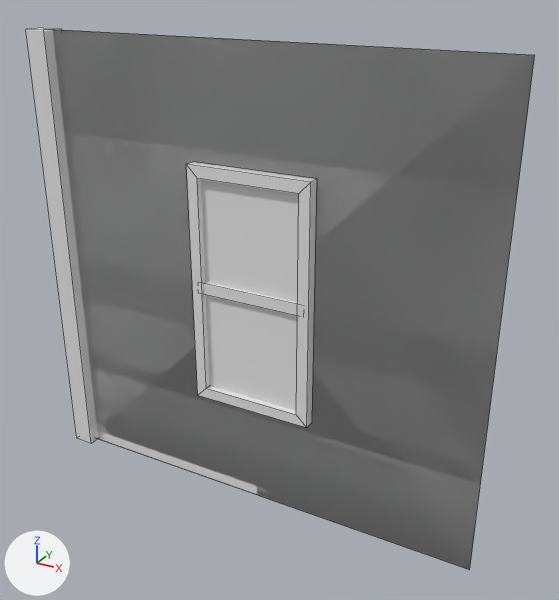
What one commit did to the OBJ model Unity/Level Design/Assets/Building Models/Build-a-building/4x Wall Window.obj.
One viewpoint serves both versions: a camera (50 mm lens) standing at (3.01, -5.03, 4.53) and looking at (0.18, 0.1, 1.96). The lights are fixed; the arrows at lower left show +X, +Y and +Z. Mesh edges are drawn as thin lines. Where no turn or scale is listed for an object, it has been applied to the vertices.

In view in the first picture: '4x Wall Window'.
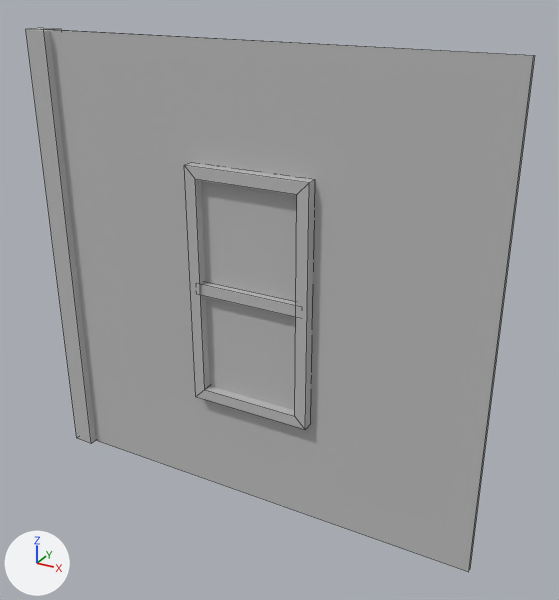
What differs and where, as boxes (x1, y1, x2, y2) in the pictures (559 x 600 px; the box of a moved part takes in the faces that stretch with it):
'4x Wall Window', reshaped
    before: (26, 28, 535, 569)
    after: (26, 28, 535, 572)
part 1 of me_4x_wall_window, moved or reshaped
    before: (203, 282, 298, 316)
    after: (201, 282, 296, 317)
part 2 of me_4x_wall_window, moved or reshaped
    before: (186, 162, 316, 428)
    after: (184, 163, 315, 429)
part 3 of me_4x_wall_window, moved or reshaped
    before: (53, 30, 535, 569)
    after: (50, 30, 534, 572)
part 4 of me_4x_wall_window, moved or reshaped (not visible before)
    after: (57, 30, 535, 569)
part 5 of me_4x_wall_window, recoloured
    both: (201, 180, 297, 410)

Edits to the bpy script that builds the scene:
```text
Add mat_initialshadinggroup:
    mat_initialshadinggroup = principled_material('initialShadingGroup')
    mat_initialshadinggroup.base_color = (0.5, 0.5, 0.5)  # grey #bcbcbc
    mat_initialshadinggroup.roughness = 1.0
Change me_4x_wall_window:
    used by ob_4x_wall_window; location = (0.0, 0.0, 0.0)
    verts and faces of me_4x_wall_window; kept vertices keep their numbers, new ones are numbered from 44
    before: 8 (2.0, 0.0, 0.0) at pixel (469, 569), 9 (-2.0, 0.0, 0.0), 10 (2.0, 0.0, 4.0) at pixel (534, 55), 11 (-2.0, 0.0, 4.0) at pixel (43, 29)
    remove me_4x_wall_window.from_pydata(...)  # 44 vertices, 24 faces; spans x -2.1..2.0, y -0.1..0.1, z 0.0..4.0
    add me_4x_wall_window.from_pydata(...)  # 44 vertices, 24 faces; spans x -2.1..2.0, y -0.12..0.1, z 0.0..4.0
    me_4x_wall_window part 1: the loose piece of 8 vertices spanning x -0.5..0.5, y -0.07..0.0, z 1.95..2.05 is moved by (0.0, -0.03, 0.0), in mat_initialshadinggroup (grey #bcbcbc)
    me_4x_wall_window part 2: the loose piece of 16 vertices spanning x -0.55..0.55, y -0.09..0.01, z 0.95..3.05 is moved by (0.0, -0.03, 0.0), in mat_initialshadinggroup (grey #bcbcbc)
    me_4x_wall_window part 3: the loose piece of 4 vertices spanning x -2.0..2.0, y 0.0, z 0.0..4.0 is moved by (0.0, -0.03, 0.0), in mat_initialshadinggroup (grey #bcbcbc)
    me_4x_wall_window part 4
    add delete_faces([(8, 10, 11, 9)])
    add faces += [(8, 9, 11, 10)]
    me_4x_wall_window part 5: 8 faces spanning x -2.1..2.0, y -0.1..0.1, z 0.0..4.0 switch from no material to mat_initialshadinggroup (grey #bcbcbc)
```
